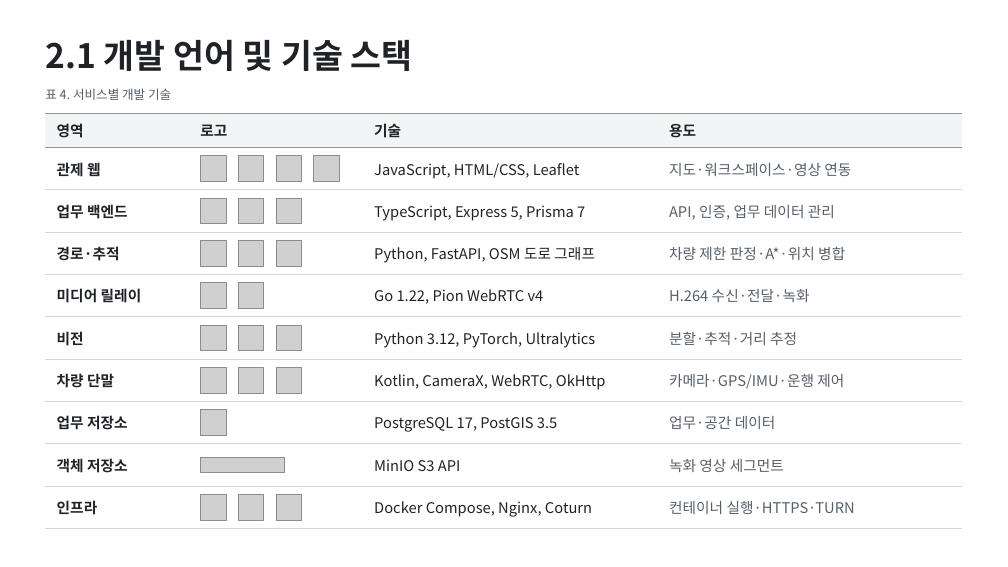
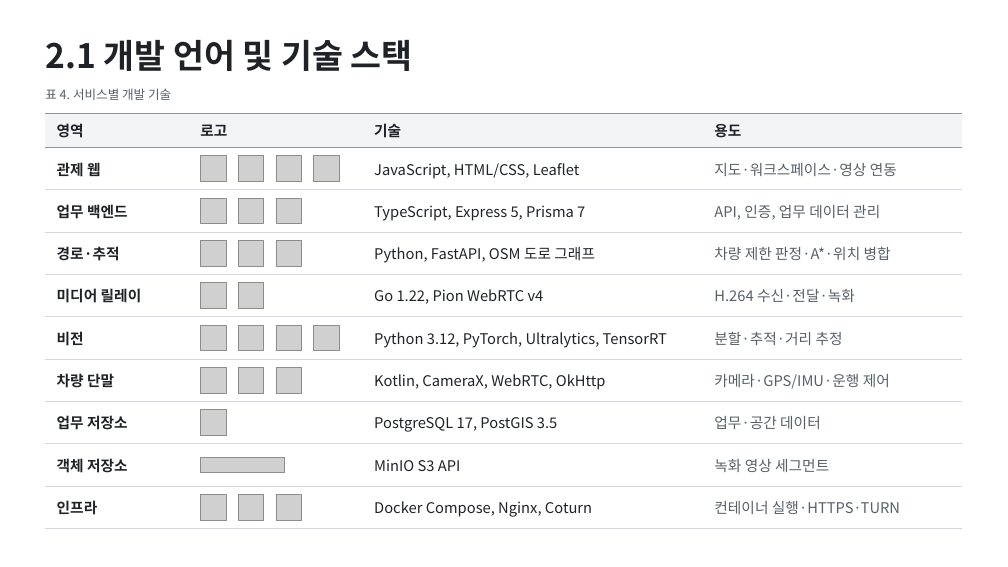
Before and after one commit to pknu-kdigital-3rd/p4_integrated_backend, a slide deck: slide 1 of docs/deliverables/2_개발환경.pptx. Drawn at 1008x567 pixels with LibreOffice and Linux fonts; fonts in the diff are those of the drawing; grey boxes stand for pictures. Boxes give left, top, right and bottom in pixels: in the first picture for what was removed or moved away, otherwise in the second. Text is boxed around its words. In the diff, an @@ line names an element or a change of style, - is before the commit and + after.

```diff
--- a/docs/deliverables/2_개발환경.pptx
+++ b/docs/deliverables/2_개발환경.pptx
@@ table at (45,113,963,521) @@
-row 6, column 3: Python 3.12, PyTorch, Ultralytics
+row 6, column 3: Python 3.12, PyTorch, Ultralytics, TensorRT
@@ picture added at (314,325,340,351) @@
```
